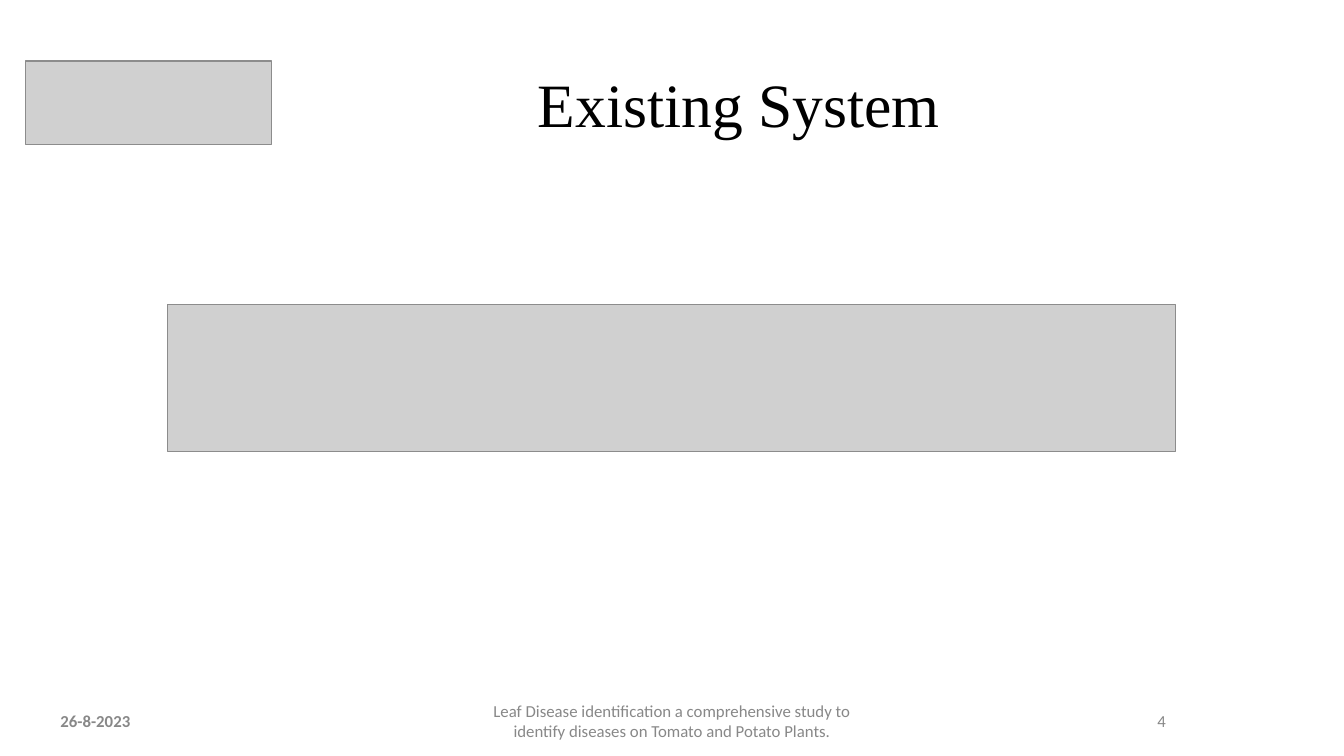
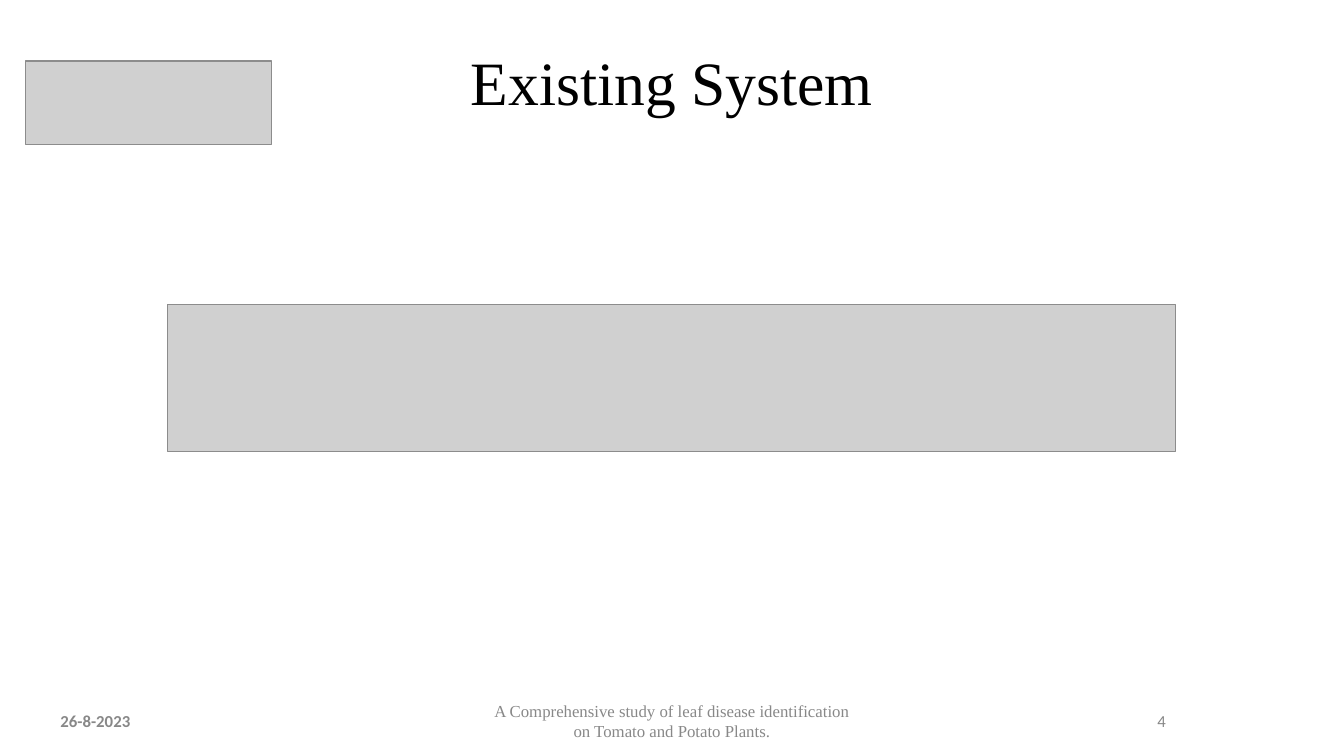
Before and after one commit to akshkalyani/Minor-Project, a slide deck: slide 4 of 1st review/First Review Minor Project.pptx. Drawn at 1344x756 pixels with LibreOffice and Linux fonts; fonts in the diff are those of the drawing; grey boxes stand for pictures. Boxes give left, top, right and bottom in pixels: in the first picture for what was removed or moved away, otherwise in the second. Text is boxed around its words. In the diff, an @@ line names an element or a change of style, - is before the commit and + after.

```diff
--- a/1st review/First Review Minor Project.pptx
+++ b/1st review/First Review Minor Project.pptx
@@ title "Existing System": place and size @@
-title "Existing System" at (538,86,939,138)
+title "Existing System" at (471,64,872,117)
@@ text at (494,705,849,737): text changed; font Calibri to Times New Roman @@
-Leaf Disease identification a comprehensive study to identify diseases on Tomato and Potato Plants.
+A Comprehensive study of leaf disease identification on Tomato and Potato Plants.
```
Also in this commit, not shown: 12 other slides changed, 1 slide removed.
